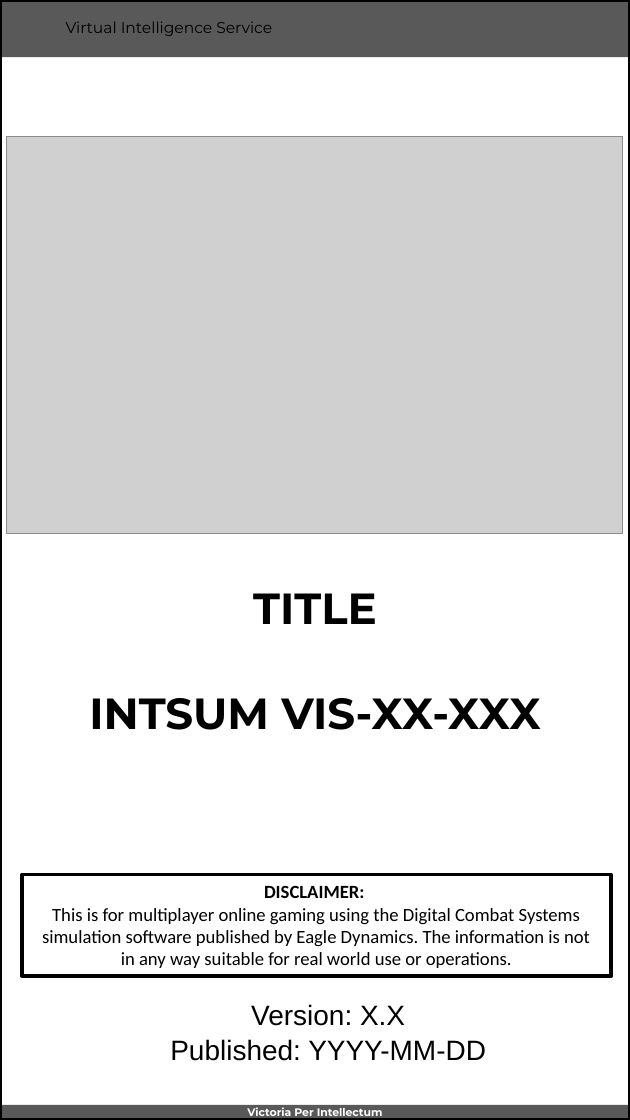
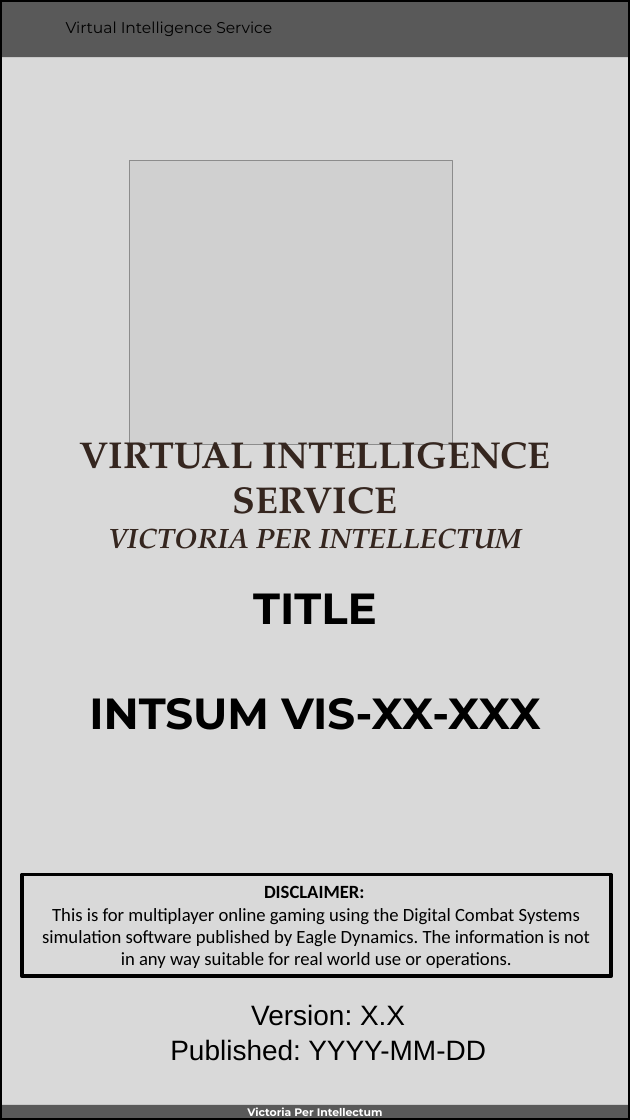
Before and after one commit to 132nd-vWing/VIS, a slide deck: slide 1 of VIS WORKSPACE/VIS INTSUM template.pptx. Drawn at 630x1120 pixels with LibreOffice and Linux fonts; fonts in the diff are those of the drawing; grey boxes stand for pictures; background and template pictures are left out. Boxes give left, top, right and bottom in pixels: in the first picture for what was removed or moved away, otherwise in the second. Text is boxed around its words. In the diff, an @@ line names an element or a change of style, - is before the commit and + after.

```diff
--- a/VIS WORKSPACE/VIS INTSUM template.pptx
+++ b/VIS WORKSPACE/VIS INTSUM template.pptx
@@ background #FFFFFF to #D9D9D9 @@
@@ picture removed at (7,137,624,534) @@
@@ picture added at (130,161,453,446) @@
@@ text added at (80,429,551,549), 24 pt, text #35261F, bold @@
+VIRTUAL INTELLIGENCE SERVICE
+VICTORIA PER INTELLECTUM
```
Also in this commit, not shown: 1 other slide changed, 1 slide added, 3 other files.
